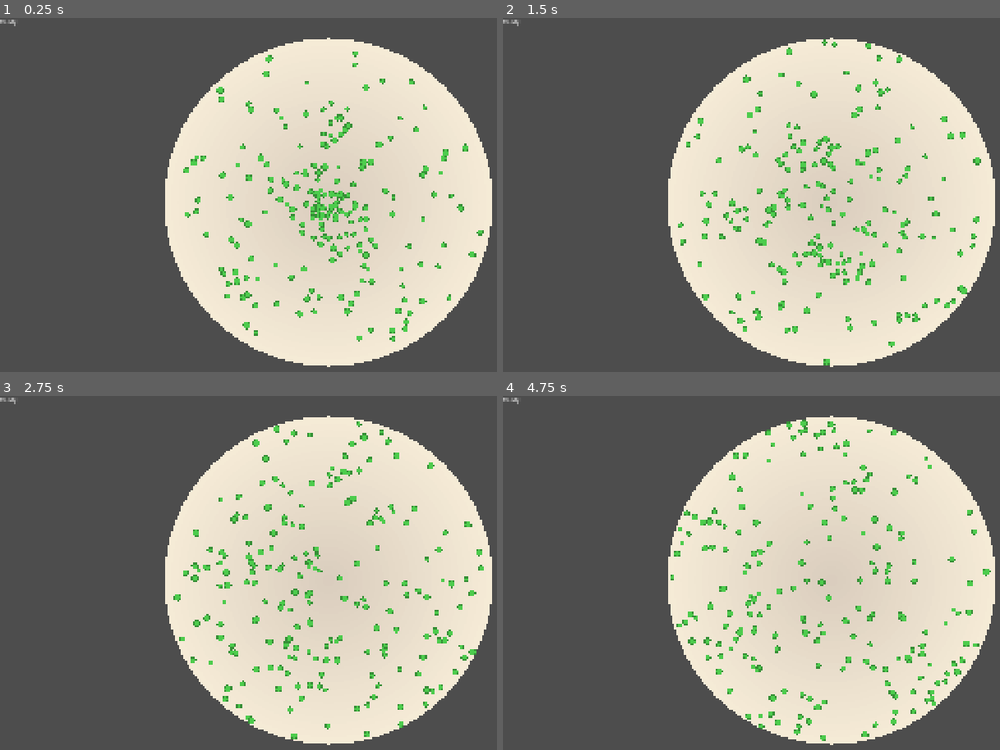
Above: before the commit, frames 1-4 (two rows, left to right).
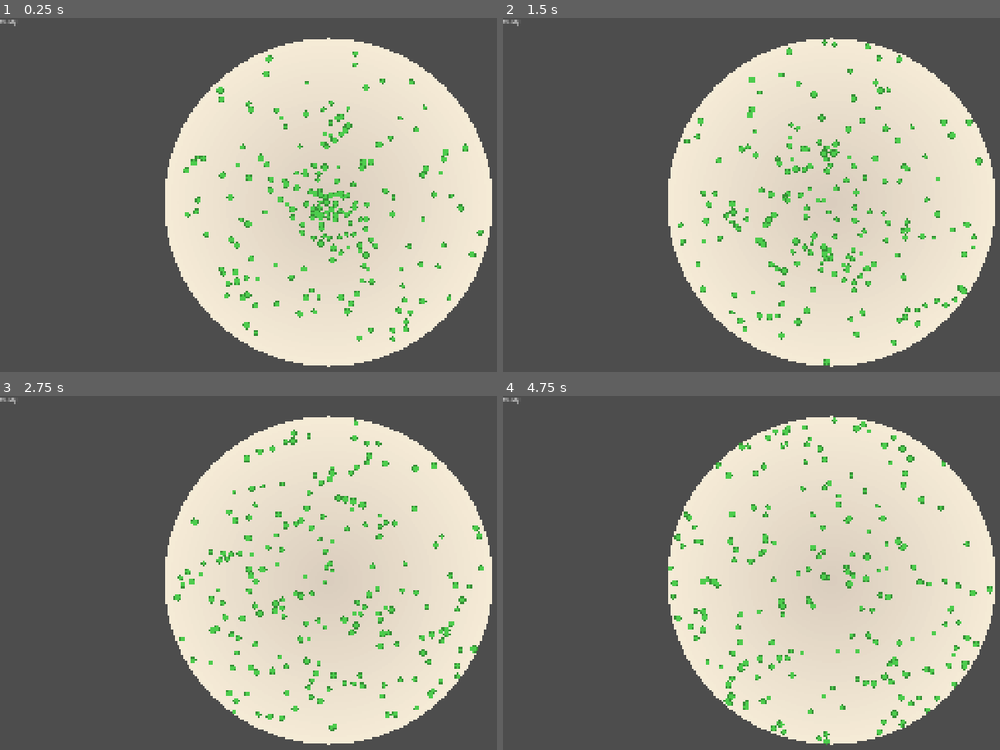
Above: after the commit, the same moments.

Repository: Blazenetic/petri1
Game: Godot game, scene res://scenes/Main.tscn
The game is run twice, just before and just after one commit, with the same random seed, the same clock (stepped at 60 frames per second) and the same inputs.
Inputs:
- Up to frame 1 (0.25 s): no input
- Up to frame 2 (1.5 s): no input
- Up to frame 3 (2.75 s): no input
- Up to frame 4 (4.75 s): no input

The runs differ from the first frame. In frame 1, 0.6% of the frame differs, in the area x 39-91%, y 25-91%; in frame 2, 3.7%; in frame 3, 5.8%; in frame 4, 6.2%, in the area x 33-99%, y 6-99%.

Commit message:
Phase 1.5 - Spatial Grid System.

Diff:
--- a/scenes/Game.tscn
+++ b/scenes/Game.tscn
@@ -13,5 +13,6 @@
 
 [node name="SystemsContainer" type="Node2D" parent="."]
 
+
 [node name="TestSpawner" type="Node" parent="SystemsContainer"]
 script = ExtResource("2")
--- a/scenes/Main.tscn
+++ b/scenes/Main.tscn
@@ -1,7 +1,8 @@
-[gd_scene load_steps=3 format=3 uid="uid://d23tt73ww2mm8"]
+[gd_scene load_steps=4 format=3 uid="uid://d23tt73ww2mm8"]
 
 [ext_resource type="PackedScene" path="res://scenes/Game.tscn" id="1"]
 [ext_resource type="PackedScene" path="res://scenes/ui/HUD.tscn" id="2"]
+[ext_resource type="Script" path="res://scripts/systems/SpatialGrid.gd" id="3"]
 
 [node name="Main" type="Node2D"]
 
@@ -14,3 +15,6 @@
 anchors_preset = 0
 
 [node name="SystemsContainer" type="Node" parent="."]
+
+[node name="SpatialGrid" type="Node" parent="SystemsContainer"]
+script = ExtResource("3")
--- a/scripts/components/MovementComponent.gd
+++ b/scripts/components/MovementComponent.gd
@@ -12,6 +12,7 @@
 @export var separation_strength: float = 120.0
 @export var separation_neighbors_max: int = 6
 @export_range(0.0, 1.0, 0.01) var bounce_restitution: float = 0.9
+@export var use_spatial_grid: bool = true
 
 var velocity: Vector2 = Vector2.ZERO
 var acceleration: Vector2 = Vector2.ZERO
@@ -19,24 +20,32 @@
 var _owner_area: Area2D
 var _physical: PhysicalComponent
 var _dish: PetriDish
+var _identity: IdentityComponent
+var _grid: SpatialGrid
 
 func init(entity: Node) -> void:
 	_owner_area = entity as Area2D
-	# Acquire PhysicalComponent via BaseEntity reference or by scanning Components
+	# Acquire Physical/Identity via BaseEntity reference or by scanning Components
 	var be := entity as BaseEntity
 	if be:
 		_physical = be.physical
+		_identity = be.identity
 	elif _owner_area:
 		var comps := _owner_area.get_node_or_null("Components")
 		if comps:
 			for c in comps.get_children():
 				if c is PhysicalComponent:
 					_physical = c
+				if c is IdentityComponent:
+					_identity = c
+				if _physical != null and _identity != null:
 					break
 	# Locate PetriDish once (may be null if not yet in tree; we also lazy-acquire in update)
 	if _owner_area:
 		var found := get_tree().get_first_node_in_group("Dish")
 		_dish = found as PetriDish
+	# Cache spatial grid if available
+	_grid = _get_spatial_grid()
 
 func update(delta: float) -> void:
 	if delta <= 0.0:
@@ -53,6 +62,21 @@
 					if c is PhysicalComponent:
 						_physical = c
 						break
+	# Lazy-acquire Identity if not cached yet
+	if _identity == null and _owner_area:
+		var be2 := _owner_area as BaseEntity
+		if be2:
+			_identity = be2.identity
+		else:
+			var comps2 := _owner_area.get_node_or_null("Components")
+			if comps2:
+				for c2 in comps2.get_children():
+					if c2 is IdentityComponent:
+						_identity = c2
+						break
+	# Lazy-acquire SpatialGrid
+	if _grid == null:
+		_grid = _get_spatial_grid()
 	if _physical == null:
 		return
 
@@ -104,41 +128,87 @@
 	if align_rotation and velocity.length_squared() > 1e-4:
 		_physical.rotation = velocity.angle()
 
+func _get_spatial_grid() -> SpatialGrid:
+	var nodes := get_tree().get_nodes_in_group("Spatial")
+	if nodes.size() > 0:
+		return nodes[0] as SpatialGrid
+	return null
+
 func _compute_separation_accel() -> Vector2:
 	if _owner_area == null or separation_strength <= 0.0:
 		return Vector2.ZERO
+	if _physical == null:
+		return Vector2.ZERO
+	# Prefer SpatialGrid candidates if enabled and present
+	if use_spatial_grid and _grid != null:
+		var query_r := _physical.size * 2.0
+		var ids: Array = _grid.get_entities_in_radius(_physical.position, query_r)
+		if not ids.is_empty():
+			var result := Vector2.ZERO
+			var processed := 0
+			var self_id: StringName = _identity.uuid if _identity != null else StringName()
+			for id in ids:
+				if processed >= separation_neighbors_max:
+					break
+				if id == self_id:
+					continue
+				var node := EntityRegistry.get_by_id(id)
+				if node == null or !is_instance_valid(node):
+					continue
+				var other_phys: PhysicalComponent = null
+				if node.has_node("Components"):
+					var comps := node.get_node("Components")
+					for c in comps.get_children():
+						if c is PhysicalComponent:
+							other_phys = c
+							break
+				if other_phys == null:
+					continue
+				processed += 1
+				var delta_vec := _physical.position - other_phys.position
+				var dist := delta_vec.length()
+				var min_dist := float(_physical.size + other_phys.size)
+				if dist <= 0.0001:
+					delta_vec = Vector2(randf_range(-1.0, 1.0), randf_range(-1.0, 1.0))
+					dist = 0.0001
+				var overlap := min_dist - dist
+				if overlap > 0.0:
+					var dir := delta_vec / dist
+					result += dir * (overlap * separation_strength)
+			return result
+	# Fallback: use overlapping areas (Area2D broad-phase) if grid missing or empty
 	var areas: Array = []
 	if _owner_area.has_method("get_overlapping_areas"):
 		areas = _owner_area.get_overlapping_areas()
 	if areas.is_empty():
 		return Vector2.ZERO
-	var result := Vector2.ZERO
-	var processed := 0
+	var result2 := Vector2.ZERO
+	var processed2 := 0
 	for a in areas:
-		if processed >= separation_neighbors_max:
+		if processed2 >= separation_neighbors_max:
 			break
 		var other := a as Area2D
 		if other == null or !is_instance_valid(other) or other == _owner_area or other.is_queued_for_deletion():
 			continue
 		# Attempt to locate a PhysicalComponent on neighbor
-		var other_phys: PhysicalComponent = null
+		var other_phys2: PhysicalComponent = null
 		if other.has_node("Components"):
-			var comps := other.get_node("Components")
-			for c in comps.get_children():
-				if c is PhysicalComponent:
-					other_phys = c
+			var comps2 := other.get_node("Components")
+			for c2 in comps2.get_children():
+				if c2 is PhysicalComponent:
+					other_phys2 = c2
 					break
-		if other_phys == null:
+		if other_phys2 == null:
 			continue
-		processed += 1
-		var delta_vec := _physical.position - other_phys.position
-		var dist := delta_vec.length()
-		var min_dist := float(_physical.size + other_phys.size)
-		if dist <= 0.0001:
-			delta_vec = Vector2(randf_range(-1.0, 1.0), randf_range(-1.0, 1.0))
-			dist = 0.0001
-		var overlap := min_dist - dist
-		if overlap > 0.0:
-			var dir := delta_vec / dist
-			result += dir * (overlap * separation_strength)
-	return result
+		processed2 += 1
+		var delta_vec2 := _physical.position - other_phys2.position
+		var dist2 := delta_vec2.length()
+		var min_dist2 := float(_physical.size + other_phys2.size)
+		if dist2 <= 0.0001:
+			delta_vec2 = Vector2(randf_range(-1.0, 1.0), randf_range(-1.0, 1.0))
+			dist2 = 0.0001
+		var overlap2 := min_dist2 - dist2
+		if overlap2 > 0.0:
+			var dir2 := delta_vec2 / dist2
+			result2 += dir2 * (overlap2 * separation_strength)
+	return result2
--- /dev/null
+++ b/scripts/components/SpatialTrackerComponent.gd
@@ -0,0 +1,86 @@
+extends "res://scripts/components/EntityComponent.gd"
+class_name SpatialTrackerComponent
+
+@export var enabled: bool = true
+
+var _entity: BaseEntity
+var _physical: PhysicalComponent
+var _identity: IdentityComponent
+var _id: StringName
+var _grid: SpatialGrid
+
+var _last_cell: Vector2i = Vector2i(2147483647, 2147483647)
+var _last_radius: float = -1.0
+var _last_pos: Vector2 = Vector2.INF
+
+func init(entity: Node) -> void:
+	_entity = entity as BaseEntity
+	if _entity:
+		_physical = _entity.physical
+		_identity = _entity.identity
+		if _identity:
+			_id = _identity.uuid
+	_grid = _find_grid()
+	# Register immediately if we have everything
+	_try_register()
+
+func update(delta: float) -> void:
+	if not enabled:
+		return
+	# Lazy acquire in case of order-of-init
+	if _grid == null:
+		_grid = _find_grid()
+	if _entity == null or _physical == null:
+		return
+	if _id.is_empty() and _identity:
+		_id = _identity.uuid
+	if _grid == null or _id.is_empty():
+		return
+	# Detect boundary crossing or radius change
+	var pos := _physical.position
+	var radius := float(max(0.0, _physical.size))
+	var current_cell := _grid.get_cell_at_world(pos)
+	var pos_changed := (_last_pos == Vector2.INF) or (pos.distance_squared_to(_last_pos) > 0.0001)
+	var cell_changed := current_cell != _last_cell
+	var radius_changed := not is_equal_approx(radius, _last_radius)
+	if cell_changed or radius_changed:
+		_grid.update_entity_position(_id, pos, radius)
+		_last_cell = current_cell
+		_last_radius = radius
+		_last_pos = pos
+	elif pos_changed:
+		# Small movement that didn't cross cells; just cache position so queries use fresh position
+		_grid.update_entity_position(_id, pos, radius)
+		_last_pos = pos
+
+func cleanup() -> void:
+	if _grid and not _id.is_empty():
+		_grid.remove_entity(_id)
+	# Clear references
+	_entity = null
+	_physical = null
+	_identity = null
+	_grid = null
+	_id = StringName()
+	_last_cell = Vector2i(2147483647, 2147483647)
+	_last_radius = -1.0
+	_last_pos = Vector2.INF
+
+func _try_register() -> void:
+	if _grid == null:
+		_grid = _find_grid()
+	if _entity == null or _physical == null:
+		return
+	if _identity and _id.is_empty():
+		_id = _identity.uuid
+	if _grid and not _id.is_empty():
+		_grid.add_entity(_id, _physical.position, float(max(0.0, _physical.size)), int(_entity.entity_type))
+		_last_cell = _grid.get_cell_at_world(_physical.position)
+		_last_radius = float(max(0.0, _physical.size))
+		_last_pos = _physical.position
+
+func _find_grid() -> SpatialGrid:
+	var nodes := get_tree().get_nodes_in_group("Spatial")
+	if nodes.size() > 0:
+		return nodes[0] as SpatialGrid
+	return null
--- a/scripts/environments/PetriDishDebugDraw.gd
+++ b/scripts/environments/PetriDishDebugDraw.gd
@@ -2,6 +2,8 @@
 class_name PetriDishDebugDraw
 
 @export var show_grid: bool = true
+@export var show_cell_counts: bool = false
+@export var show_heatmap: bool = false
 @export var outline_color: Color = Color(0.15, 0.15, 0.15, 0.9)
 @export var axes_color: Color = Color(0.2, 0.2, 0.2, 0.6)
 @export var grid_color: Color = Color(0.15, 0.15, 0.15, 0.25)
@@ -13,6 +15,9 @@
 	var parent: Node = get_parent()
 	if parent and parent.has_signal("radius_changed"):
 		parent.connect("radius_changed", Callable(self, "_on_radius_changed"))
+	# Initialize debug overlay toggles from configuration defaults
+	show_cell_counts = bool(ConfigurationManager.grid_debug_counts_default)
+	show_heatmap = bool(ConfigurationManager.grid_debug_heatmap_default)
 	queue_redraw()
 
 func set_radius(r: float) -> void:
@@ -31,7 +36,7 @@
 	draw_line(Vector2(0.0, -r), Vector2(0.0, r), axes_color, line_width)
 	# Circular outline
 	draw_arc(Vector2.ZERO, r, 0.0, TAU, 128, outline_color, line_width, false)
-	# Grid clipped to circle
+	# Grid clipped to circle (lines are clipped analytically)
 	if show_grid:
 		var cell: float = _get_cell_size()
 		if cell > 1.0:
@@ -45,6 +50,66 @@
 				var x_max: float = sqrt(max(r * r - y * y, 0.0))
 				draw_line(Vector2(-x_max, y), Vector2(x_max, y), grid_color, line_width)
 				y += cell
+	# Occupancy overlays (heatmap and counts)
+	var grid := _get_grid()
+	if grid != null and (show_heatmap or show_cell_counts):
+		var cell_size: float = _get_cell_size()
+		if cell_size > 1.0:
+			var min_cx := int(floor(-r / cell_size))
+			var max_cx := int(floor(r / cell_size))
+			var min_cy := int(floor(-r / cell_size))
+			var max_cy := int(floor(r / cell_size))
+			# First pass: find max occupancy for normalization (only if heatmap)
+			var max_count: int = 1
+			if show_heatmap:
+				for cy in range(min_cy, max_cy + 1):
+					for cx in range(min_cx, max_cx + 1):
+						var rect := Rect2(Vector2(cx * cell_size, cy * cell_size), Vector2(cell_size, cell_size))
+						var center := rect.position + rect.size * 0.5
+						if center.length() > r + cell_size * 0.5:
+							continue
+						var cnt := (grid.get_entities_in_cell(Vector2i(cx, cy)) as Array).size()
+						if cnt > max_count:
+							max_count = cnt
+			# Second pass: draw per-cell overlays
+			for cy in range(min_cy, max_cy + 1):
+				for cx in range(min_cx, max_cx + 1):
+					var rect := Rect2(Vector2(cx * cell_size, cy * cell_size), Vector2(cell_size, cell_size))
+					var center := rect.position + rect.size * 0.5
+					if center.length() > r + cell_size * 0.5:
+						continue
+					var count := (grid.get_entities_in_cell(Vector2i(cx, cy)) as Array).size()
+					# Draw heatmap fill only if the entire cell lies inside the dish to avoid visual bleed
+					if show_heatmap and count > 0 and max_count > 0:
+						var inside_all := true
+						var corners := [
+							rect.position,
+							rect.position + Vector2(cell_size, 0.0),
+							rect.position + Vector2(0.0, cell_size),
+							rect.position + Vector2(cell_size, cell_size)
+						]
+						for c in corners:
+							if c.length() > r:
+								inside_all = false
+								break
+						if inside_all:
+							var alpha: float = clamp(float(count) / float(max_count), 0.1, 1.0) * 0.5
+							var heat_col: Color = Color(1.0, 0.25, 0.25, alpha)
+							draw_rect(rect, heat_col, true)
+					# Draw counts text at cell center
+					if show_cell_counts and count > 0:
+						var font := ThemeDB.fallback_font
+						var fsize: int = ThemeDB.fallback_font_size
+						if font:
+							var text: String = str(count)
+							var ts: Vector2 = font.get_string_size(text, HORIZONTAL_ALIGNMENT_LEFT, -1, fsize)
+							draw_string(font, center - ts * 0.5, text, HORIZONTAL_ALIGNMENT_LEFT, -1, fsize, outline_color)
 
 func _get_cell_size() -> float:
 	return float(ConfigurationManager.grid_cell_size)
+
+func _get_grid() -> SpatialGrid:
+	var nodes := get_tree().get_nodes_in_group("Spatial")
+	if nodes.size() > 0:
+		return nodes[0] as SpatialGrid
+	return null
--- a/scripts/systems/ConfigurationManager.gd
+++ b/scripts/systems/ConfigurationManager.gd
@@ -3,6 +3,8 @@
 
 @export var dish_radius: float = 480.0
 @export var grid_cell_size: float = 64.0
+@export var grid_debug_heatmap_default: bool = false
+@export var grid_debug_counts_default: bool = false
 
 var entity_pool_sizes: Dictionary = {
 	EntityTypes.EntityType.BACTERIA: 300,
@@ -15,3 +17,4 @@
 func _ready() -> void:
 	print("[ConfigurationManager] ready")
 	print("[ConfigurationManager] entity_pool_sizes =", entity_pool_sizes)
+	print("[ConfigurationManager] grid_cell_size =", grid_cell_size, " heatmap_default=", grid_debug_heatmap_default, " counts_default=", grid_debug_counts_default)
--- a/scripts/systems/EntityFactory.gd
+++ b/scripts/systems/EntityFactory.gd
@@ -60,6 +60,9 @@
 	# Ensure transform is applied after entering the tree
 	if node.physical != null:
 		node.physical.update(0.0)
+	# Attach spatial tracker so entities register with SpatialGrid
+	var tracker := SpatialTrackerComponent.new()
+	node.add_component(tracker)
 	var id: StringName = node.identity.uuid
 	print("[EntityFactory] spawned ", id, " type=", entity_type, " pos=", position)
 	EntityRegistry.add(id, node, entity_type)
--- /dev/null
+++ b/scripts/systems/SpatialGrid.gd
@@ -0,0 +1,250 @@
+extends Node
+class_name SpatialGrid
+
+const PRINT_INTERVAL_SEC := 5.0
+
+var _cell_size: float = 64.0
+var _dish: PetriDish
+
+# Grid: Vector2i -> Array[StringName]
+var _cells: Dictionary = {}
+
+# Backrefs: StringName -> {cells: PackedVector2Array, position: Vector2, radius: float, type: int}
+var _backrefs: Dictionary = {}
+
+# Metrics
+var _updates: int = 0
+var _queries: int = 0
+var _total_update_time_us: int = 0
+var _total_query_time_us: int = 0
+var _max_update_time_us: int = 0
+var _max_query_time_us: int = 0
+
+var _since_print: float = 0.0
+
+func _ready() -> void:
+	add_to_group("Spatial")
+	set_process(true)
+	# Auto-configure if possible
+	var dish: PetriDish = _find_dish()
+	if dish != null:
+		configure(float(ConfigurationManager.grid_cell_size), dish)
+
+func _process(delta: float) -> void:
+	_since_print += delta
+	if _since_print >= PRINT_INTERVAL_SEC:
+		var avg_upd: float = float(_total_update_time_us) / float(max(_updates, 1))
+		var avg_q: float = float(_total_query_time_us) / float(max(_queries, 1))
+		print("[SpatialGrid] upd/s=", _updates / _since_print, " q/s=", _queries / _since_print,
+			" avg_upd_us=", avg_upd, " avg_q_us=", avg_q,
+			" max_upd_us=", _max_update_time_us, " max_q_us=", _max_query_time_us,
+			" cells=", _cells.size(), " entities=", _backrefs.size())
+		_since_print = 0.0
+		_updates = 0
+		_queries = 0
+		_total_update_time_us = 0
+		_total_query_time_us = 0
+		_max_update_time_us = 0
+		_max_query_time_us = 0
+
+# Public API
+
+func configure(cell_size: float, dish: PetriDish) -> void:
+	_cell_size = max(1.0, cell_size)
+	_dish = dish
+
+func add_entity(entity_id: StringName, position: Vector2, radius: float, entity_type: int = 0) -> void:
+	var t0: int = Time.get_ticks_usec()
+	if _backrefs.has(entity_id):
+		remove_entity(entity_id)
+	var cells: PackedVector2Array = _compute_covering_cells(_to_local(position), radius)
+	for c in cells:
+		_insert_into_cell(Vector2i(c), entity_id)
+	_backrefs[entity_id] = {
+		"cells": cells,
+		"position": position,
+		"radius": float(max(0.0, radius)),
+		"type": int(entity_type)
+	}
+	var dt: int = Time.get_ticks_usec() - t0
+	_updates += 1
+	_total_update_time_us += dt
+	_max_update_time_us = int(max(_max_update_time_us, dt))
+
+func remove_entity(entity_id: StringName) -> void:
+	var t0: int = Time.get_ticks_usec()
+	var rec: Dictionary = _backrefs.get(entity_id, {})
+	if rec.is_empty():
+		return
+	var cells: PackedVector2Array = rec.get("cells", PackedVector2Array())
+	for c in cells:
+		_erase_from_cell(Vector2i(c), entity_id)
+	_backrefs.erase(entity_id)
+	var dt: int = Time.get_ticks_usec() - t0
+	_updates += 1
+	_total_update_time_us += dt
+	_max_update_time_us = int(max(_max_update_time_us, dt))
+
+func update_entity_position(entity_id: StringName, position: Vector2, radius: float) -> void:
+	var t0: int = Time.get_ticks_usec()
+	var rec: Dictionary = _backrefs.get(entity_id, {})
+	var new_cells: PackedVector2Array = _compute_covering_cells(_to_local(position), radius)
+	if rec.is_empty():
+		# Treat as add
+		for c in new_cells:
+			_insert_into_cell(Vector2i(c), entity_id)
+		_backrefs[entity_id] = {
+			"cells": new_cells,
+			"position": position,
+			"radius": float(max(0.0, radius)),
+			"type": 0
+		}
+	else:
+		var old_cells: PackedVector2Array = rec.get("cells", PackedVector2Array())
+		var to_remove: PackedVector2Array = _diff_cells(old_cells, new_cells)
+		var to_add: PackedVector2Array = _diff_cells(new_cells, old_cells)
+		for c in to_remove:
+			_erase_from_cell(Vector2i(c), entity_id)
+		for c in to_add:
+			_insert_into_cell(Vector2i(c), entity_id)
+		rec["cells"] = new_cells
+		rec["position"] = position
+		rec["radius"] = float(max(0.0, radius))
+		_backrefs[entity_id] = rec
+	var dt: int = Time.get_ticks_usec() - t0
+	_updates += 1
+	_total_update_time_us += dt
+	_max_update_time_us = int(max(_max_update_time_us, dt))
+
+func get_entities_in_cell(cell: Vector2i) -> Array:
+	return _cells.get(cell, []).duplicate()
+
+func get_entities_in_adjacent_cells(cell: Vector2i) -> Array:
+	var set: Dictionary = {}
+	for dy in range(-1, 2):
+		for dx in range(-1, 2):
+			var c: Vector2i = Vector2i(cell.x + dx, cell.y + dy)
+			var arr: Array = _cells.get(c, [])
+			for id in arr:
+				set[id] = true
+	return set.keys()
+
+func get_entities_in_radius(center_world: Vector2, radius: float, type_filter: Array = []) -> Array:
+	var t0: int = Time.get_ticks_usec()
+	var res: Dictionary = {}
+	if _dish == null:
+		return []
+	var local: Vector2 = _dish.world_to_dish(center_world)
+	var r: float = float(max(0.0, radius))
+	var pad: float = _cell_size # conservative one-cell padding
+	var min_cell: Vector2i = Vector2i(floor((local.x - r - pad) / _cell_size), floor((local.y - r - pad) / _cell_size))
+	var max_cell: Vector2i = Vector2i(floor((local.x + r + pad) / _cell_size), floor((local.y + r + pad) / _cell_size))
+	for cy in range(min_cell.y, max_cell.y + 1):
+		for cx in range(min_cell.x, max_cell.x + 1):
+			var cell: Vector2i = Vector2i(cx, cy)
+			# quick reject by cell center far outside dish
+			var center_local: Vector2 = (Vector2(cell) + Vector2(0.5, 0.5)) * _cell_size
+			if center_local.length() > _dish.get_radius() + 1.5 * _cell_size:
+				continue
+			var arr: Array = _cells.get(cell, [])
+			for id in arr:
+				if res.has(id):
+					continue
+				var rec: Dictionary = _backrefs.get(id, {})
+				if rec.is_empty():
+					continue
+				if not type_filter.is_empty():
+					var tval: int = int(rec.get("type", 0))
+					if not type_filter.has(tval):
+						continue
+				var pos: Vector2 = rec.get("position", Vector2.ZERO)
+				var dist: float = pos.distance_to(center_world)
+				if dist <= r:
+					var pos_local: Vector2 = _dish.world_to_dish(pos)
+					if _dish.is_inside_dish(pos_local):
+						res[id] = true
+	var dt: int = Time.get_ticks_usec() - t0
+	_queries += 1
+	_total_query_time_us += dt
+	_max_query_time_us = int(max(_max_query_time_us, dt))
+	return res.keys()
+
+func get_cell_at_world(p_world: Vector2) -> Vector2i:
+	if _dish == null:
+		return Vector2i.ZERO
+	var local: Vector2 = _dish.world_to_dish(p_world)
+	return Vector2i(floor(local.x / _cell_size), floor(local.y / _cell_size))
+
+func get_cell_bounds(cell: Vector2i) -> Rect2:
+	var origin: Vector2 = Vector2(cell.x * _cell_size, cell.y * _cell_size)
+	return Rect2(origin, Vector2(_cell_size, _cell_size))
+
+func get_cell_size() -> float:
+	return _cell_size
+
+func get_metrics() -> Dictionary:
+	return {
+		"updates": _updates,
+		"queries": _queries,
+		"total_update_time_us": _total_update_time_us,
+		"total_query_time_us": _total_query_time_us,
+		"max_update_time_us": _max_update_time_us,
+		"max_query_time_us": _max_query_time_us
+	}
+
+# Internal helpers
+
+func _find_dish() -> PetriDish:
+	var nodes: Array = get_tree().get_nodes_in_group("Dish")
+	if nodes.size() > 0:
+		return nodes[0] as PetriDish
+	return null
+
+func _to_local(p_world: Vector2) -> Vector2:
+	if _dish == null:
+		return p_world
+	return _dish.world_to_dish(p_world)
+
+func _compute_covering_cells(local_pos: Vector2, radius: float) -> PackedVector2Array:
+	var r: float = float(max(0.0, radius))
+	var min_x: int = int(floor((local_pos.x - r) / _cell_size))
+	var max_x: int = int(floor((local_pos.x + r) / _cell_size))
+	var min_y: int = int(floor((local_pos.y - r) / _cell_size))
+	var max_y: int = int(floor((local_pos.y + r) / _cell_size))
+	var out: PackedVector2Array = PackedVector2Array()
+	for y in range(min_y, max_y + 1):
+		for x in range(min_x, max_x + 1):
+			out.push_back(Vector2i(x, y))
+	return out
+
+func _diff_cells(a: PackedVector2Array, b: PackedVector2Array) -> PackedVector2Array:
+	var set_b: Dictionary = {}
+	for v in b:
+		set_b[v] = true
+	var out: PackedVector2Array = PackedVector2Array()
+	for v in a:
+		if not set_b.has(v):
+			out.push_back(v)
+	return out
+
+func _insert_into_cell(cell: Vector2i, id: StringName) -> void:
+	var arr: Array = _cells.get(cell, [])
+	# Avoid duplicates
+	var present: bool = false
+	for existing in arr:
+		if existing == id:
+			present = true
+			break
+	if not present:
+		arr.append(id)
+		_cells[cell] = arr
+
+func _erase_from_cell(cell: Vector2i, id: StringName) -> void:
+	if not _cells.has(cell):
+		return
+	var arr: Array = _cells[cell]
+	arr.erase(id)
+	if arr.is_empty():
+		_cells.erase(cell)
+	else:
+		_cells[cell] = arr
Not shown, added: scripts/components/SpatialTrackerComponent.gd.uid
Not shown, added: scripts/systems/SpatialGrid.gd.uid
Not shown, added: .HUMAN/phase1.5/phase1.5-complete.md
Not shown, added: AGENTS/phase_1.5.md
Not shown, added: AGENTS/phased_plan.md
